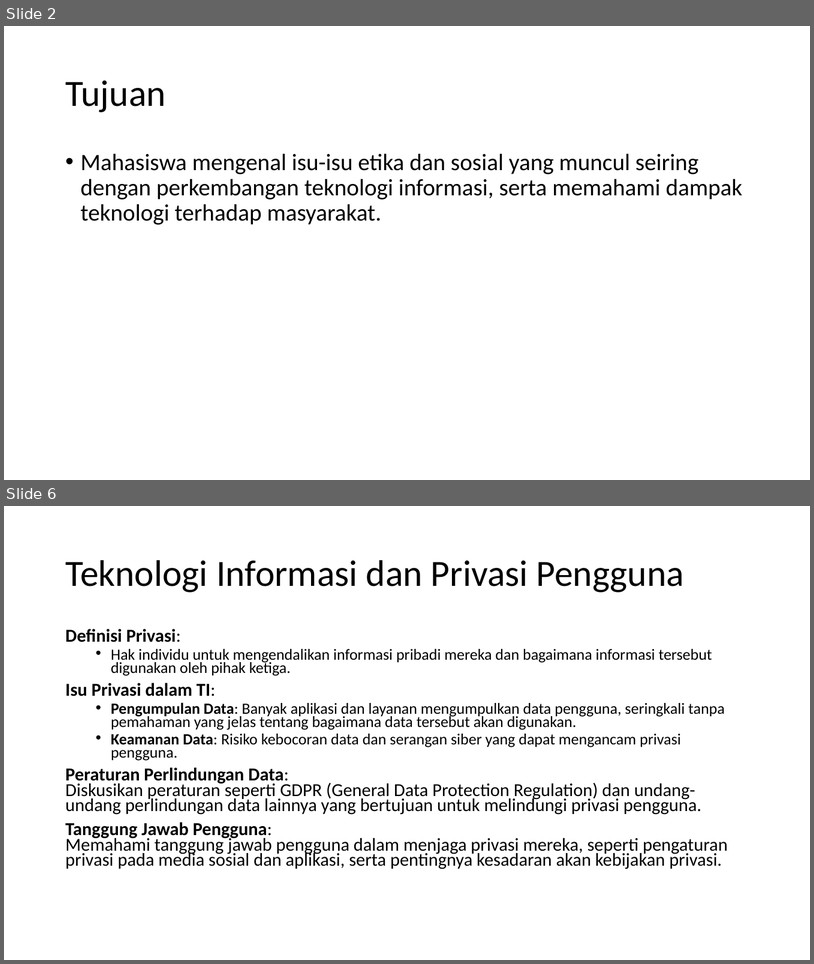
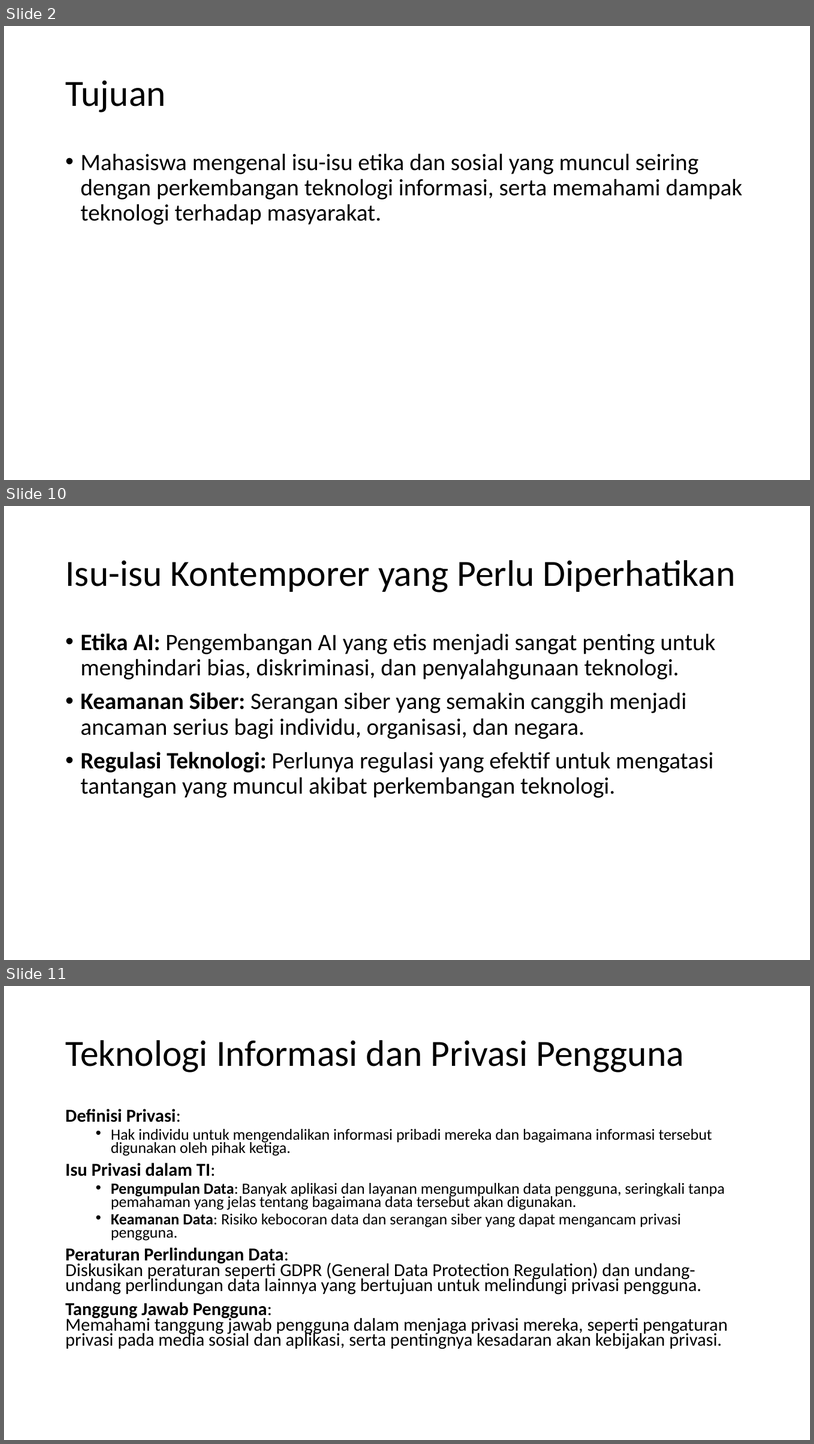
Before and after one commit to hafizirwandi/PengantarTeknologiSistemInformasi, a slide deck: 8. Etika dan Isu Sosial dalam Teknologi Informasi.pptx. Shown one above the other, each under a label of ours: slides 2 and 6 before the commit, slides 2, 10 and 11 after it; the slides between them are not shown. The pictures are 814x964 and 814x1444 pixels, drawn with LibreOffice and Linux fonts; fonts in the diff are those of the drawing. Boxes give left, top, right and bottom in pixels: in the first picture for what was removed or moved away, otherwise in the second. Text is boxed around its words. In the diff, an @@ line names an element or a change of style, - is before the commit and + after.

```diff
--- a/8. Etika dan Isu Sosial dalam Teknologi Informasi.pptx
+++ b/8. Etika dan Isu Sosial dalam Teknologi Informasi.pptx
@@ slide 10 added at (4, 506, 810, 960), background #FFFFFF @@
@@ title added at (65, 560, 736, 592), 44 pt, text #000000 @@
+Isu-isu Kontemporer yang Perlu Diperhatikan
@@ text added at (81, 633, 716, 798), 28 pt, text #000000 @@
+• Etika AI: Pengembangan AI yang etis menjadi sangat penting untuk menghindari bias, diskriminasi, dan penyalahgunaan teknologi.
+• Keamanan Siber: Serangan siber yang semakin canggih menjadi ancaman serius bagi individu, organisasi, dan negara.
+• Regulasi Teknologi: Perlunya regulasi yang efektif untuk mengatasi tantangan yang muncul akibat perkembangan teknologi.
@@ what was slide 6 is now slide 11 @@
```
Also in this commit, not shown: 3 slides changed, 6 other slides added, 1 slide removed, 6 other files.
